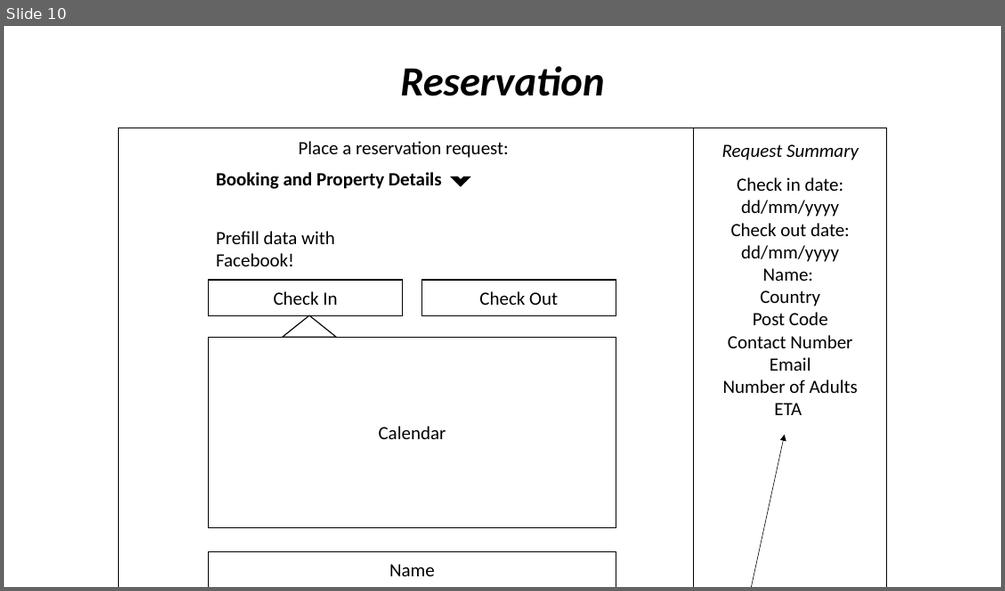
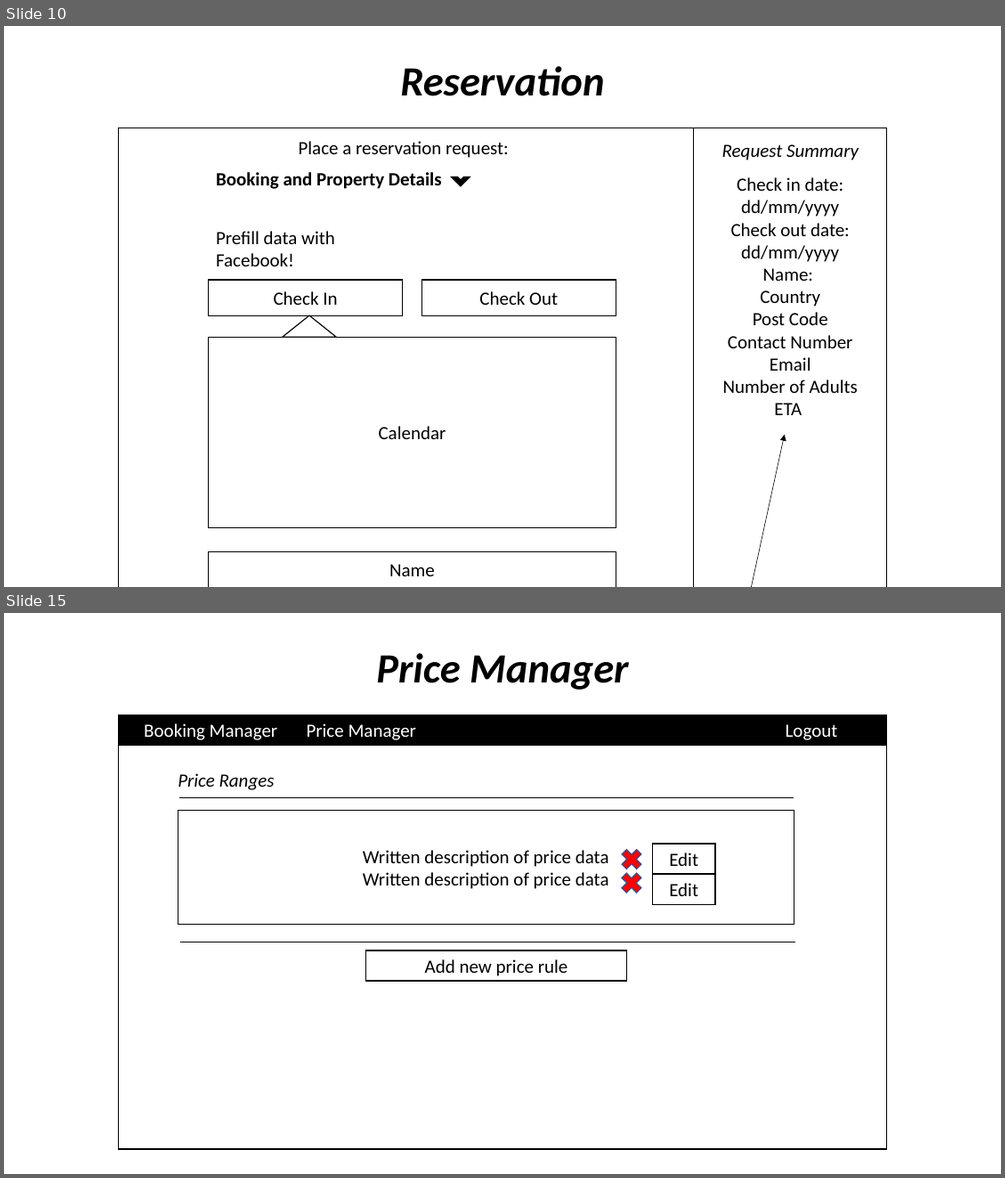
Before and after one commit to carlkassebaum/carob-cottage, a slide deck: documentation/flow_diagrams/Diagrams.pptx. Shown one above the other, each under a label of ours: slide 10 before the commit, slides 10 and 15 after it; the slides between them are not shown. The pictures are 1005x591 and 1005x1178 pixels, drawn with LibreOffice and Linux fonts; fonts in the diff are those of the drawing. Boxes give left, top, right and bottom in pixels: in the first picture for what was removed or moved away, otherwise in the second. Text is boxed around its words. In the diff, an @@ line names an element or a change of style, - is before the commit and + after.

Commit message:
Issue #1 - Finalising initial design documentation
The following design diagrams have been completed and added to the Diagrams.pttx and key_deisng_elements.docx file:
- Administrator Login
- Administrator Home Page
- Booking Manager
- Individual Booking Page
- Price Manager
- New Price Addition

This completes the design of the administrative component of the application.

```diff
--- a/documentation/flow_diagrams/Diagrams.pptx
+++ b/documentation/flow_diagrams/Diagrams.pptx
@@ slide 15 added at [4, 613, 1001, 1174], background #FFFFFF @@
@@ text added at [376, 653, 628, 690], 40 pt, text #000000, bold, italic @@
+Price Manager
@@ rectangle added at [119, 714, 887, 1149], fill #FFFFFF, outline #000000 1 pt @@
@@ rectangle added at [119, 714, 887, 746], fill #000000, outline #000000 1 pt @@
@@ text added at [144, 723, 278, 740], 18 pt, text #FFFFFF @@
+Booking Manager
@@ text added at [307, 723, 416, 740], 18 pt, text #FFFFFF @@
+Price Manager
@@ text added at [785, 724, 838, 740], 18 pt, text #FFFFFF @@
+Logout
@@ text added at [178, 773, 275, 790], 18 pt, text #000000, italic @@
+Price Ranges
@@ line added from (179, 798) to (793, 798), #000000 0.5 pt @@
@@ rectangle added at [178, 811, 794, 925], fill #FFFFFF, outline #000000 1 pt, 18 pt, text #000000 @@
+Written description of price data
+Written description of price data
@@ cross added at [617, 844, 646, 873], fill #FF0000, outline #325491 1 pt @@
@@ rectangle added at [652, 844, 715, 873], fill #FFFFFF, outline #000000 1 pt, 18 pt, text #000000 @@
+Edit
@@ cross added at [617, 868, 646, 897], fill #FF0000, outline #325491 1 pt @@
@@ rectangle added at [652, 875, 715, 905], fill #FFFFFF, outline #000000 1 pt, 18 pt, text #000000 @@
+Edit
@@ line added from (180, 942) to (795, 942), #000000 0.5 pt @@
@@ rectangle added at [366, 950, 627, 981], fill #FFFFFF, outline #000000 1 pt, 18 pt, text #000000 @@
+Add new price rule
```
Also in this commit, not shown: 1 slide changed, 5 other slides added, 1 other file.
